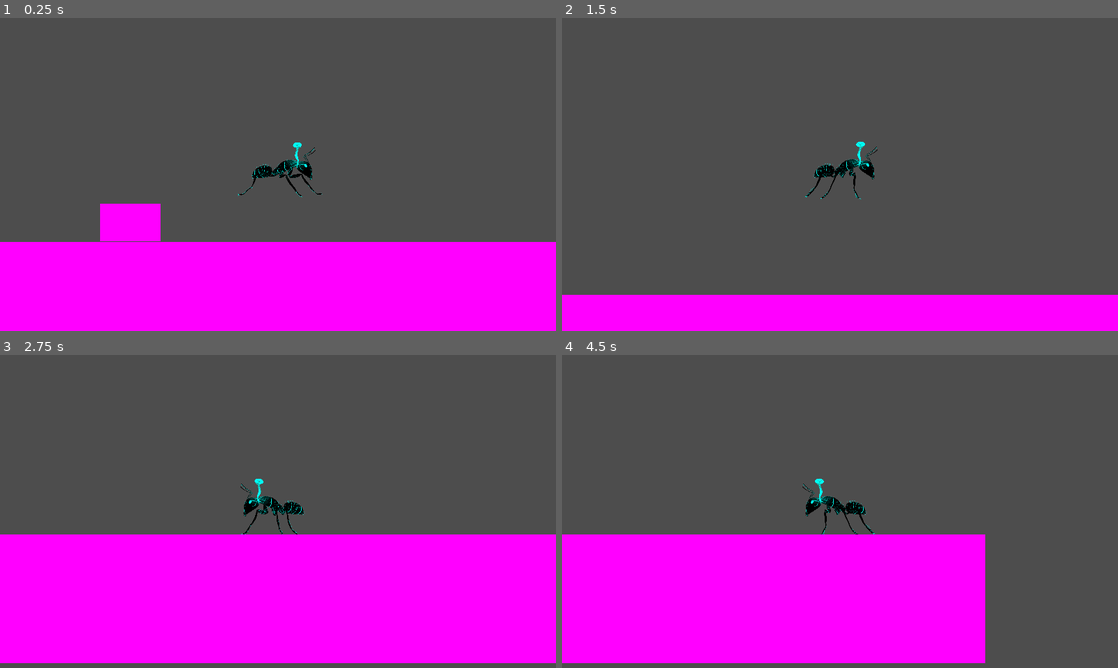
Above: before the commit, frames 1-4 (two rows, left to right).
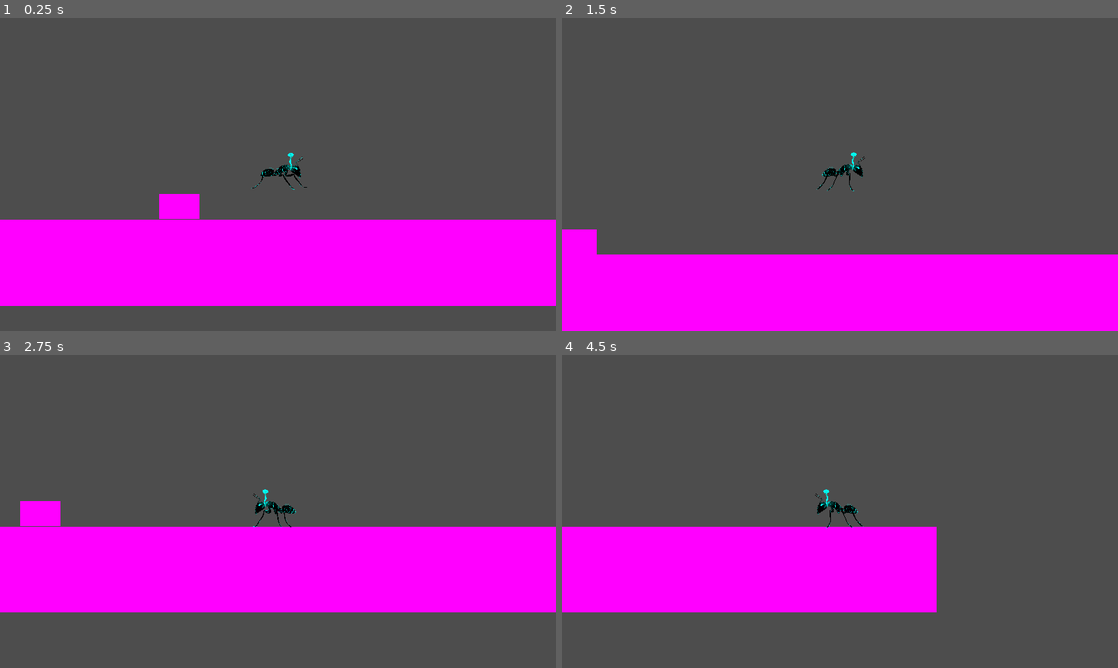
Above: after the commit, the same moments.

Repository: Couleslaw/Mycelium-Dominion-Antfall
Game: Godot game, scene res://Scenes/jumpking/jumpking.tscn
The game is run twice, just before and just after one commit, with the same random seed, the same clock (stepped at 60 frames per second) and the same inputs. The project has no main scene, so this scene is started directly.
Inputs:
- Up to frame 1 (0.25 s): no input
- Up to frame 2 (1.5 s): hold Right (ui_right) from 0.53 s (still down); tap Up (ui_up) at 0.77 s
- Up to frame 3 (2.75 s): tap Up (ui_up) at 1.52 s; release Right (ui_right) at 2.03 s; hold Left (ui_left) from 2.03 s (still down)
- Up to frame 4 (4.5 s): release Left (ui_left) at 2.78 s; hold Right (ui_right) 2.78-4.28 s; tap Up (ui_up) at 3.02, 3.77 s; hold Left (ui_left) from 4.28 s (still down)

The runs differ from the first frame. In frame 1, 16% of the frame differs, in the area x 0-100%, y 39-100%; in frame 2, 14%; in frame 3, 20%, in the area x 0-100%, y 39-99%; in frame 4, 17%.

Commit message:
add finish

Diff:
--- a/game-files/Scenes/jumpking/ant.tscn
+++ b/game-files/Scenes/jumpking/ant.tscn
@@ -39,4 +39,4 @@
 sprite_frames = SubResource("SpriteFrames_mre8q")
 
 [node name="Camera2D" type="Camera2D" parent="."]
-zoom = Vector2(3, 3)
+zoom = Vector2(2, 2)
--- /dev/null
+++ b/game-files/Scenes/jumpking/finish.gd
@@ -0,0 +1,15 @@
+extends Area2D
+
+
+# Called when the node enters the scene tree for the first time.
+func _ready():
+	pass # Replace with function body.
+
+
+# Called every frame. 'delta' is the elapsed time since the previous frame.
+func _process(delta):
+	pass
+
+
+func _on_body_entered(body):
+	get_tree().quit()
--- /dev/null
+++ b/game-files/Scenes/jumpking/finish.tscn
@@ -0,0 +1,30 @@
+[gd_scene load_steps=5 format=3 uid="uid://csrcj4akoouuh"]
+
+[ext_resource type="Script" path="res://Scenes/jumpking/finish.gd" id="1_jsqyh"]
+
+[sub_resource type="RectangleShape2D" id="RectangleShape2D_qs3xg"]
+size = Vector2(58, 132)
+
+[sub_resource type="PlaceholderTexture2D" id="PlaceholderTexture2D_d4grq"]
+
+[sub_resource type="PlaceholderTexture2D" id="PlaceholderTexture2D_fte4s"]
+
+[node name="Finish" type="Area2D"]
+script = ExtResource("1_jsqyh")
+
+[node name="CollisionShape2D" type="CollisionShape2D" parent="."]
+position = Vector2(82, 0)
+shape = SubResource("RectangleShape2D_qs3xg")
+
+[node name="Sprite2D" type="Sprite2D" parent="."]
+position = Vector2(5.72205e-06, 3.8147e-06)
+scale = Vector2(106, 132)
+texture = SubResource("PlaceholderTexture2D_d4grq")
+
+[node name="Sprite2D2" type="Sprite2D" parent="."]
+z_index = 10
+position = Vector2(25.75, 0)
+scale = Vector2(52.5, 132)
+texture = SubResource("PlaceholderTexture2D_fte4s")
+
+[connection signal="body_entered" from="." to="." method="_on_body_entered"]
--- a/game-files/Scenes/jumpking/jumpking.tscn
+++ b/game-files/Scenes/jumpking/jumpking.tscn
@@ -1,13 +1,17 @@
-[gd_scene load_steps=4 format=3 uid="uid://3hglaqyo0qi8"]
+[gd_scene load_steps=5 format=3 uid="uid://3hglaqyo0qi8"]
 
 [ext_resource type="Script" path="res://Scenes/jumpking/jumpking.gd" id="1_bsgj3"]
 [ext_resource type="PackedScene" uid="uid://bk7e1pep2aiqg" path="res://Scenes/jumpking/ant.tscn" id="1_iptl5"]
 [ext_resource type="PackedScene" uid="uid://cex4l38gguvn7" path="res://Scenes/jumpking/level.tscn" id="3_ppreg"]
+[ext_resource type="PackedScene" uid="uid://csrcj4akoouuh" path="res://Scenes/jumpking/finish.tscn" id="4_xjkut"]
 
 [node name="Jumpking" type="Node2D"]
 script = ExtResource("1_bsgj3")
 
+[node name="StaticBody2D" parent="." instance=ExtResource("3_ppreg")]
+
+[node name="Finish" parent="." instance=ExtResource("4_xjkut")]
+position = Vector2(829, -1150)
+
 [node name="Player" parent="." instance=ExtResource("1_iptl5")]
 position = Vector2(238, -47)
-
-[node name="StaticBody2D" parent="." instance=ExtResource("3_ppreg")]
Not shown, added: game-files/Assets/sprites/ant_infected/ant_infected_1.png.import
Not shown, added: game-files/Assets/sprites/ant_infected/ant_infected_2.png.import
Not shown, added: game-files/Assets/sprites/ant_infected/ant_infected_3.png.import
Not shown, added: game-files/Assets/sprites/main_map_placeholder.png.import
Not shown: 1 places in game-files/Scenes/jumpking/ant.tscn that only renumber resources
